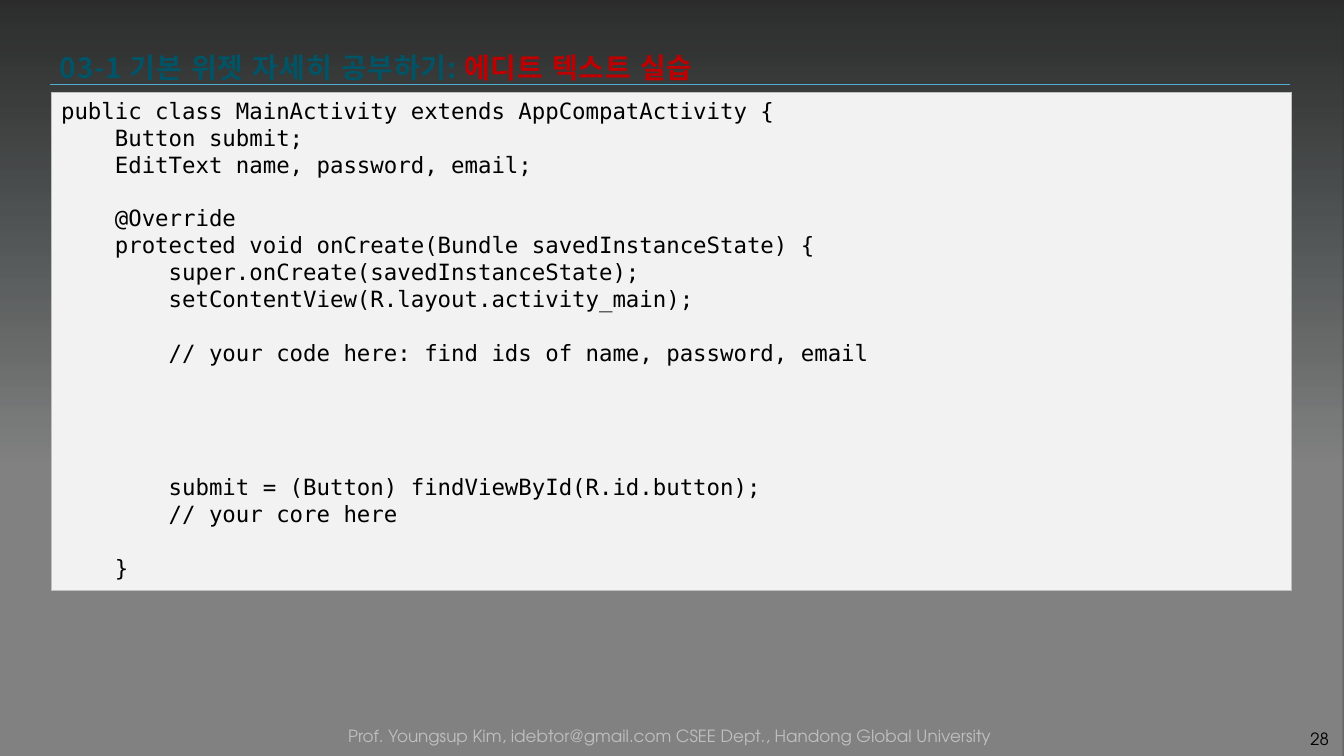
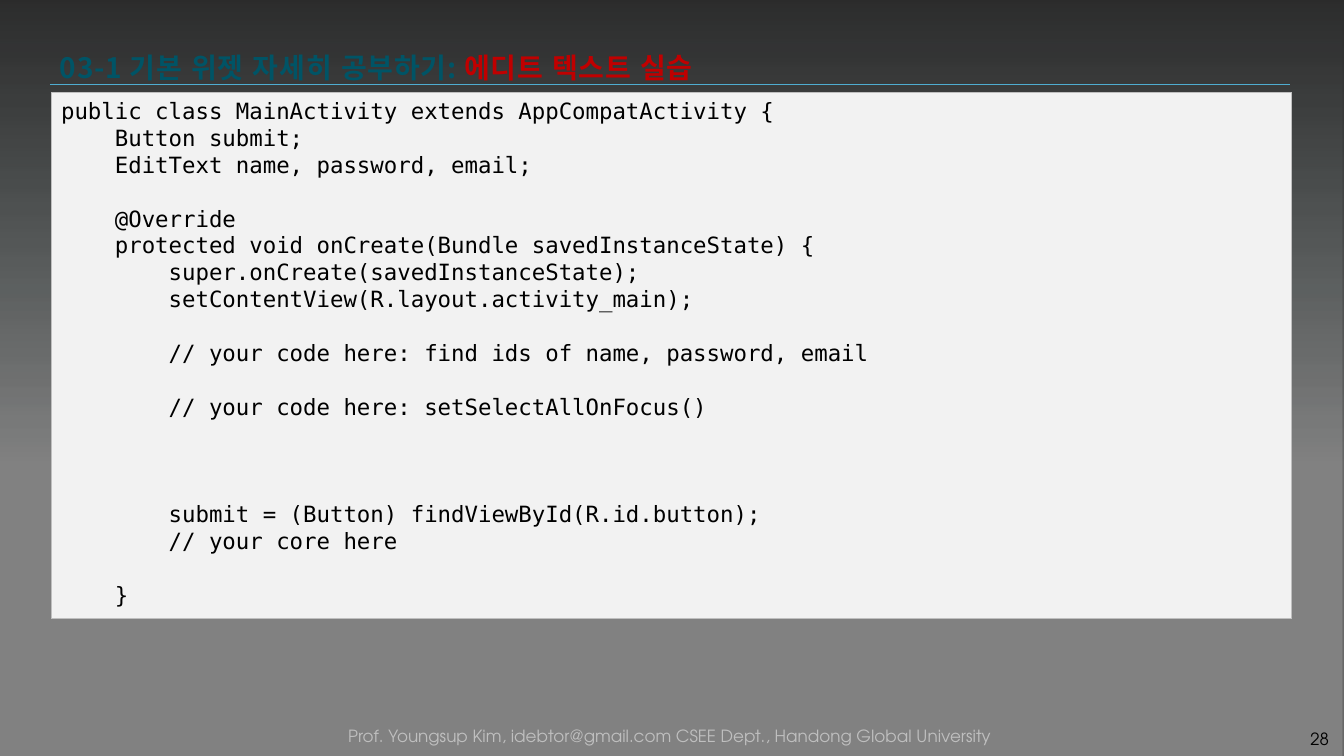
Before and after one commit to tae7841/HuStarAS, a slide deck: slide 28 of ppts/03Widget.pptx. Drawn at 1344x756 pixels with LibreOffice and Linux fonts; fonts in the diff are those of the drawing; background and template pictures are left out; a plain dark background stands for a picture behind light text. Boxes give left, top, right and bottom in pixels: in the first picture for what was removed or moved away, otherwise in the second. Text is boxed around its words. In the diff, an @@ line names an element or a change of style, - is before the commit and + after.

```diff
--- a/ppts/03Widget.pptx
+++ b/ppts/03Widget.pptx
@@ rectangle "public class MainActivity extends AppCompatActivity ..." resized from (x1=51, y1=93, x2=1293, y2=592) to (x1=51, y1=93, x2=1293, y2=619) @@
@@ text in rectangle at (x1=209, y1=398, x2=706, y2=420): paragraph added @@
+// your code here: setSelectAllOnFocus()
```
Also in this commit, not shown: 21 other slides changed, 3 slides added, 1 slide removed, 3 other files.
